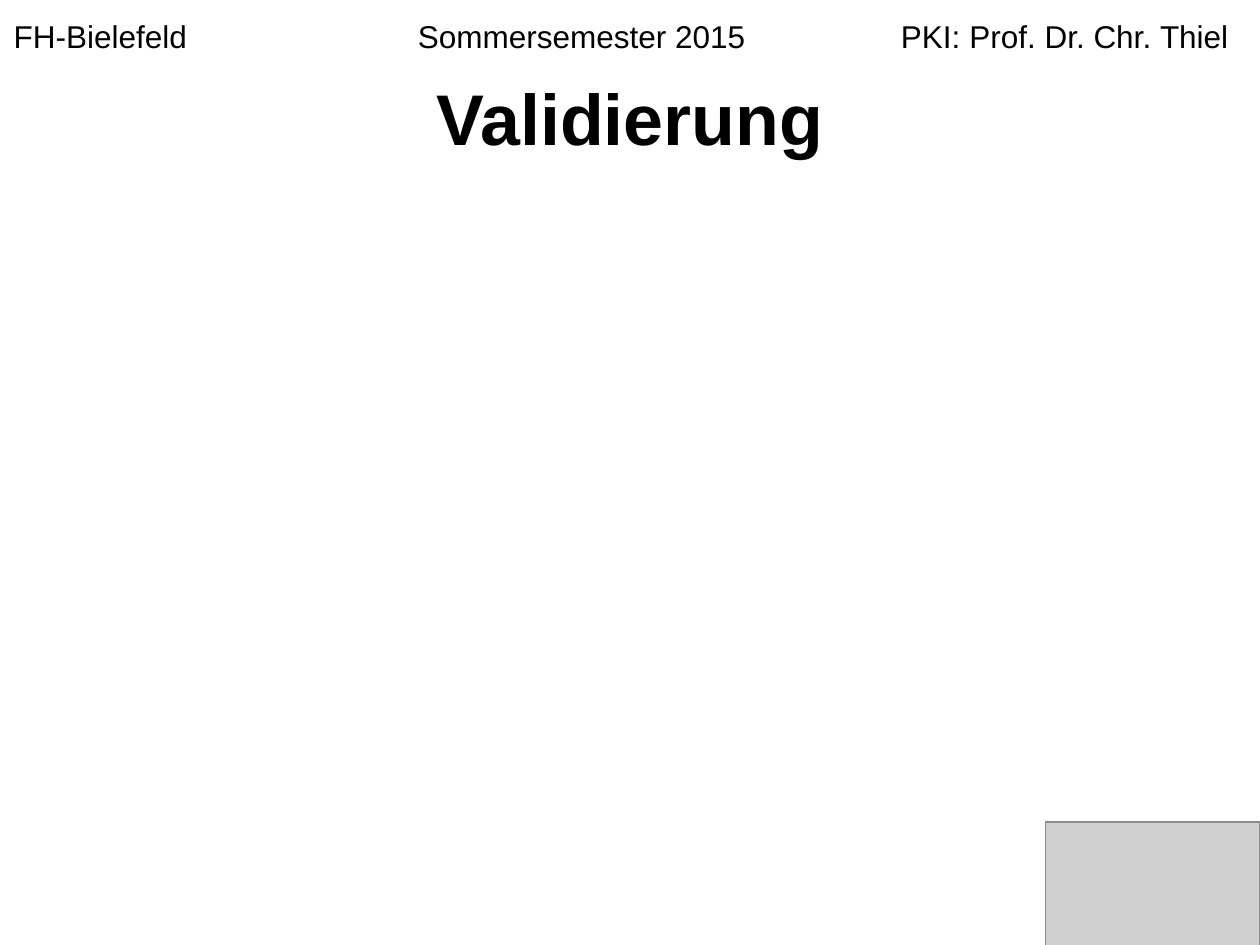
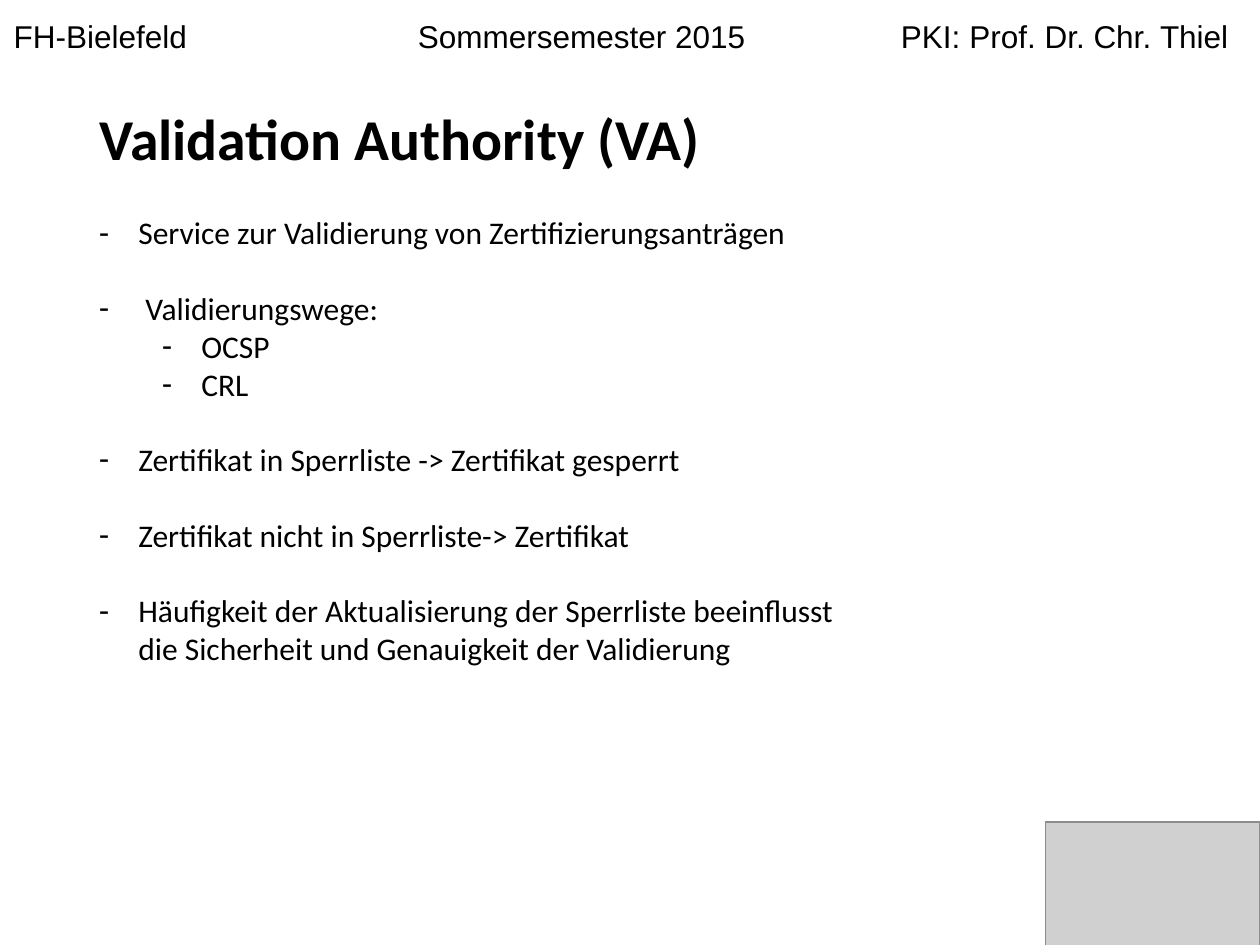
Before and after one commit to langec/pki, a slide deck: slide 7 of Erstellung_einer_PKI.pptx (slide 5 before the commit). Drawn at 1260x945 pixels with LibreOffice and Linux fonts; fonts in the diff are those of the drawing; grey boxes stand for pictures. Boxes give left, top, right and bottom in pixels: in the first picture for what was removed or moved away, otherwise in the second. Text is boxed around its words. In the diff, an @@ line names an element or a change of style, - is before the commit and + after.

```diff
--- a/Erstellung_einer_PKI.pptx
+++ b/Erstellung_einer_PKI.pptx
@@ title at (x1=99, y1=117, x2=699, y2=169): text changed; size 41 to 33 pt; font Arial to Calibri @@
-Validierung
+Validation Authority (VA)
@@ text added at (x1=138, y1=222, x2=832, y2=666), 18 pt, text #000000 @@
+– Service zur Validierung von Zertifizierungsanträgen
+– Validierungswege:
+  – OCSP
+  – CRL
+– Zertifikat in Sperrliste -> Zertifikat gesperrt
+– Zertifikat nicht in Sperrliste-> Zertifikat
+– Häufigkeit der Aktualisierung der Sperrliste beeinflusst die Sicherheit und Genauigkeit der Validierung
```
Also in this commit, not shown: 9 other slides changed, 3 slides added.
